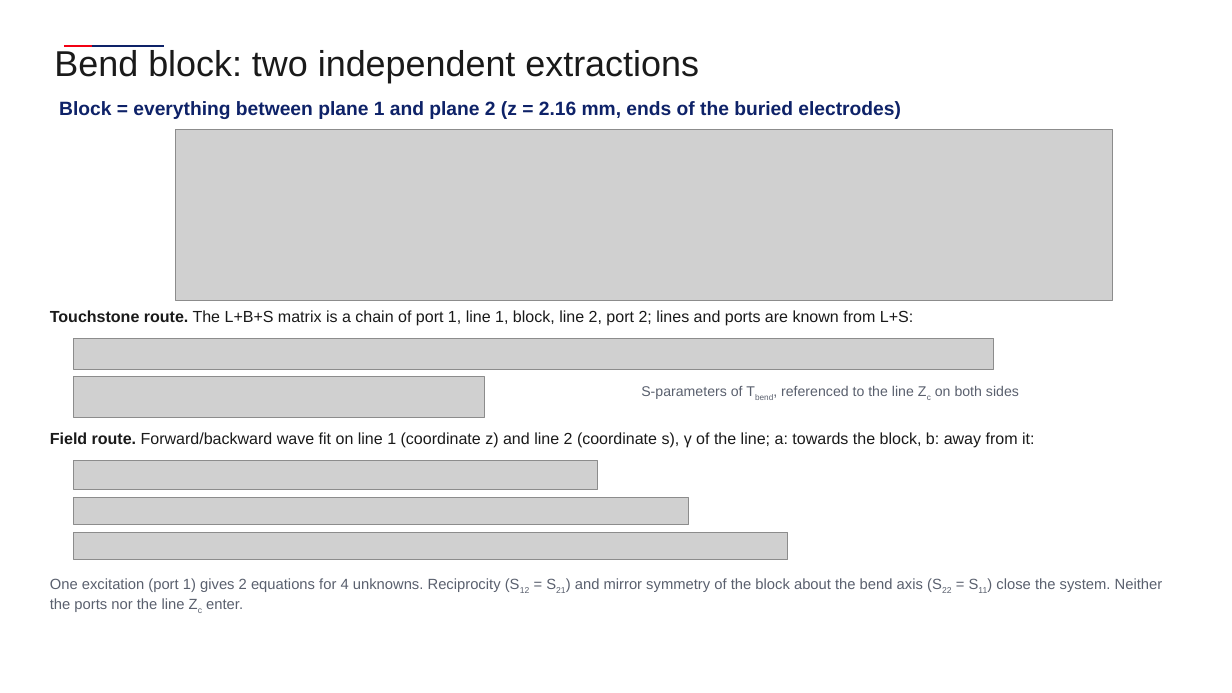
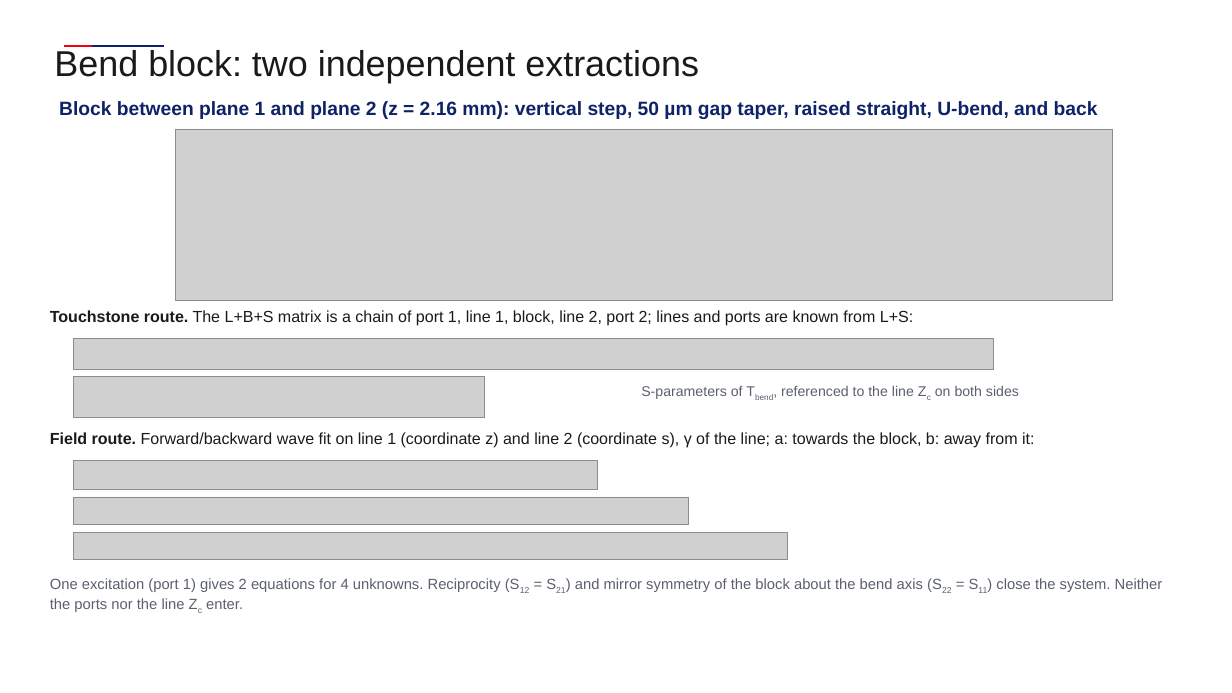
Before and after one commit to andreimuresian/claude, a slide deck: slide 7 of docs/cst/Equalization/Equalisation.pptx. Drawn at 1232x693 pixels with LibreOffice and Linux fonts; fonts in the diff are those of the drawing; grey boxes stand for pictures; background and template pictures are left out. Boxes give left, top, right and bottom in pixels: in the first picture for what was removed or moved away, otherwise in the second. Text is boxed around its words. In the diff, an @@ line names an element or a change of style, - is before the commit and + after.

```diff
--- a/docs/cst/Equalization/Equalisation.pptx
+++ b/docs/cst/Equalization/Equalisation.pptx
@@ text at [59,101,1098,119]: text changed @@
-Block = everything between plane 1 and plane 2 (z = 2.16 mm, ends of the buried electrodes)
+Block between plane 1 and plane 2 (z = 2.16 mm): vertical step, 50 µm gap taper, raised straight, U-bend, and back
```
Also in this commit, not shown: 3 other slides changed, 7 other files.
